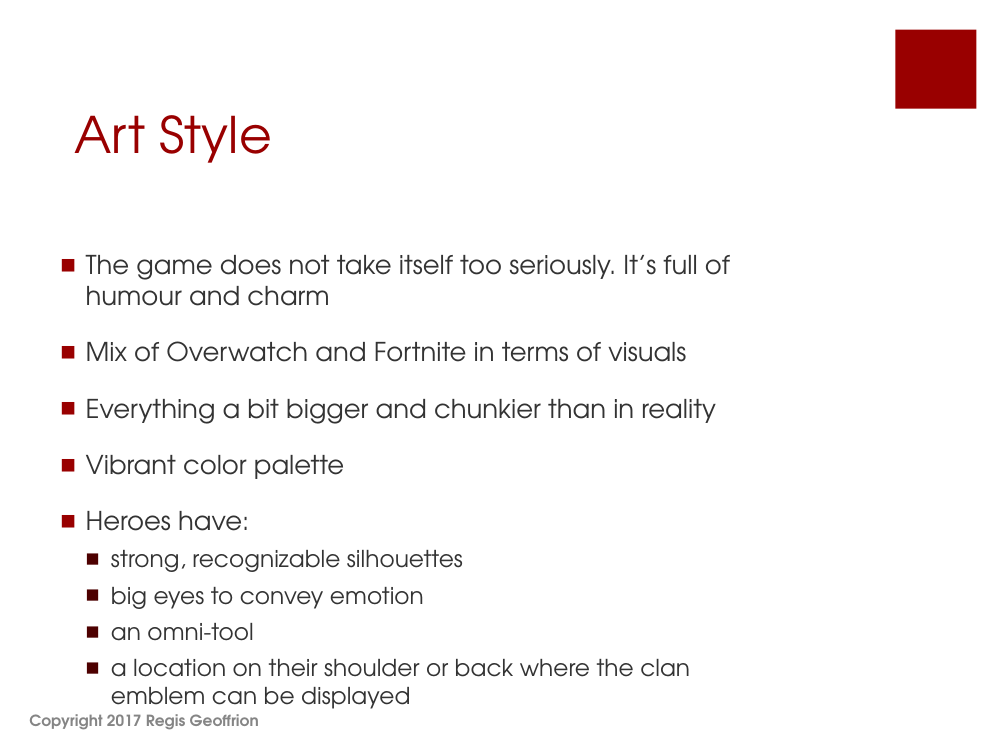
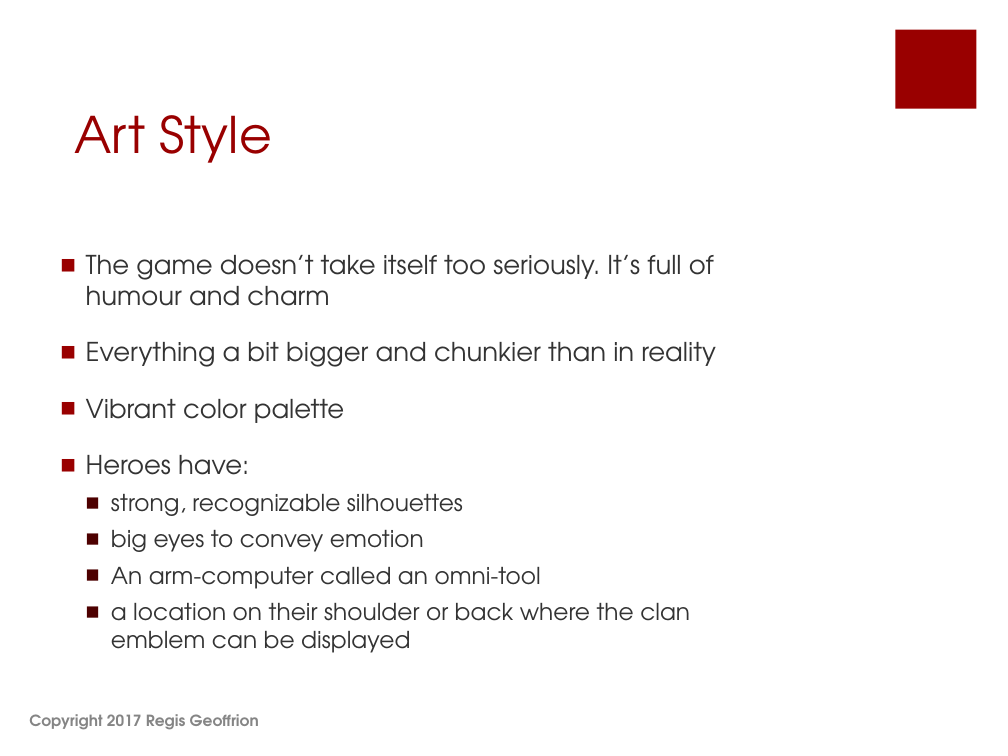
Before and after one commit to shahbazGamedev/Hero-s-Run, a slide deck: slide 11 of Documents/Earth Alone.pptx. Drawn at 1008x756 pixels with LibreOffice and Linux fonts; fonts in the diff are those of the drawing. Boxes give left, top, right and bottom in pixels: in the first picture for what was removed or moved away, otherwise in the second. Text is boxed around its words. In the diff, an @@ line names an element or a change of style, - is before the commit and + after.

```diff
--- a/Documents/Earth Alone.pptx
+++ b/Documents/Earth Alone.pptx
@@ text at (86,255,714,306): text changed @@
-■ The game does not take itself too seriously. It’s full of humour and charm
-■ Mix of Overwatch and Fortnite in terms of visuals
+■ The game doesn’t take itself too seriously. It’s full of humour and charm
@@ text at (111,567,541,589): text changed @@
-  ■ an omni-tool
+  ■ An arm-computer called an omni-tool
```
Also in this commit, not shown: 13 other slides changed, 1 slide added.
